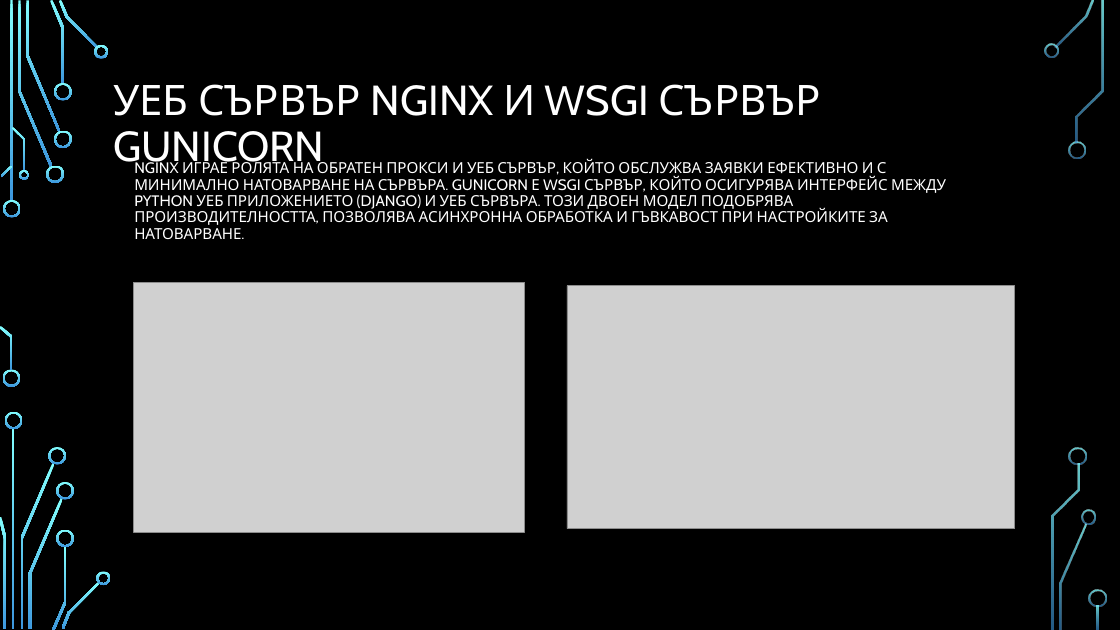
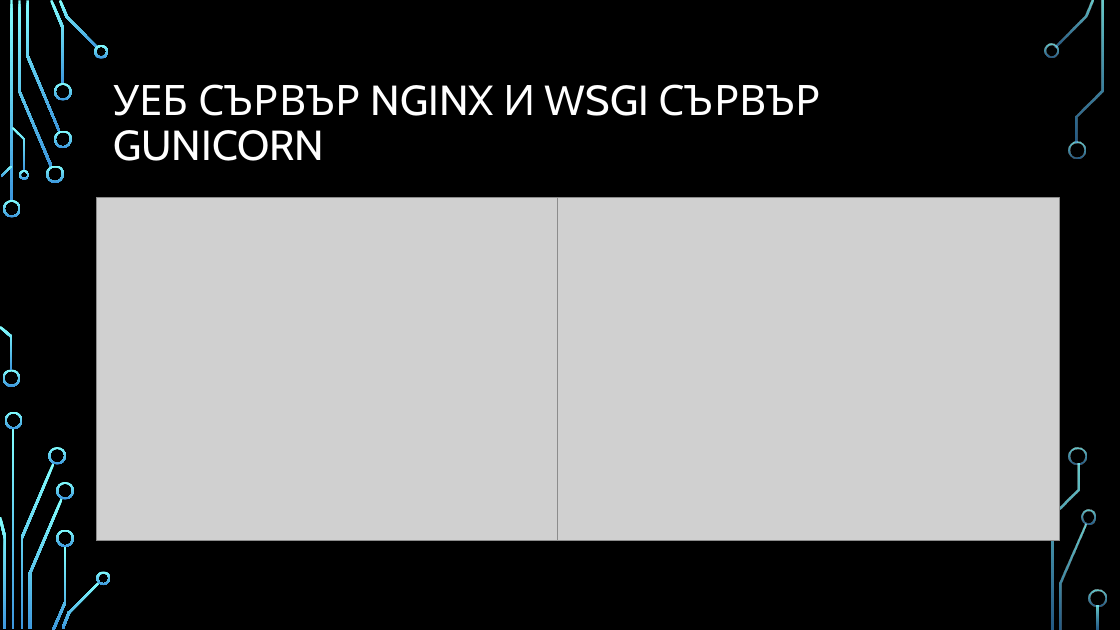
Before and after one commit to pgee-dzi2024/Theme_2508, a slide deck: slide 5 of dr/presentation.pptx. Drawn at 1120x630 pixels with LibreOffice and Linux fonts; fonts in the diff are those of the drawing; grey boxes stand for pictures; background and template pictures are left out. Boxes give left, top, right and bottom in pixels: in the first picture for what was removed or moved away, otherwise in the second. Text is boxed around its words. In the diff, an @@ line names an element or a change of style, - is before the commit and + after.

```diff
--- a/dr/presentation.pptx
+++ b/dr/presentation.pptx
@@ text removed at (x1=134, y1=159, x2=946, y2=239) @@
-NGINX ИГРАЕ РОЛЯТА НА ОБРАТЕН ПРОКСИ И УЕБ СЪРВЪР, КОЙТО ОБСЛУЖВА ЗАЯВКИ ЕФЕКТИВНО И С МИНИМАЛНО НАТОВАРВАНЕ НА СЪРВЪРА. GUNICORN Е WSGI СЪРВЪР, КОЙТО ОСИГУРЯВА ИНТЕРФЕЙС МЕЖДУ PYTHON УЕБ ПРИЛОЖЕНИЕТО (DJANGO) И УЕБ СЪРВЪРА. ТОЗИ ДВОЕН МОДЕЛ ПОДОБРЯВА ПРОИЗВОДИТЕЛНОСТТА, ПОЗВОЛЯВА АСИНХРОННА ОБРАБОТКА И ГЪВКАВОСТ ПРИ НАСТРОЙКИТЕ ЗА НАТОВАРВАНЕ.
@@ picture resized from (x1=567, y1=286, x2=1015, y2=529) to (x1=96, y1=198, x2=558, y2=541) @@
@@ picture resized from (x1=134, y1=282, x2=525, y2=532) to (x1=550, y1=198, x2=1060, y2=541) @@
```
Also in this commit, not shown: 6 other slides changed, 1 slide added, 1 slide removed, 3 other files.
